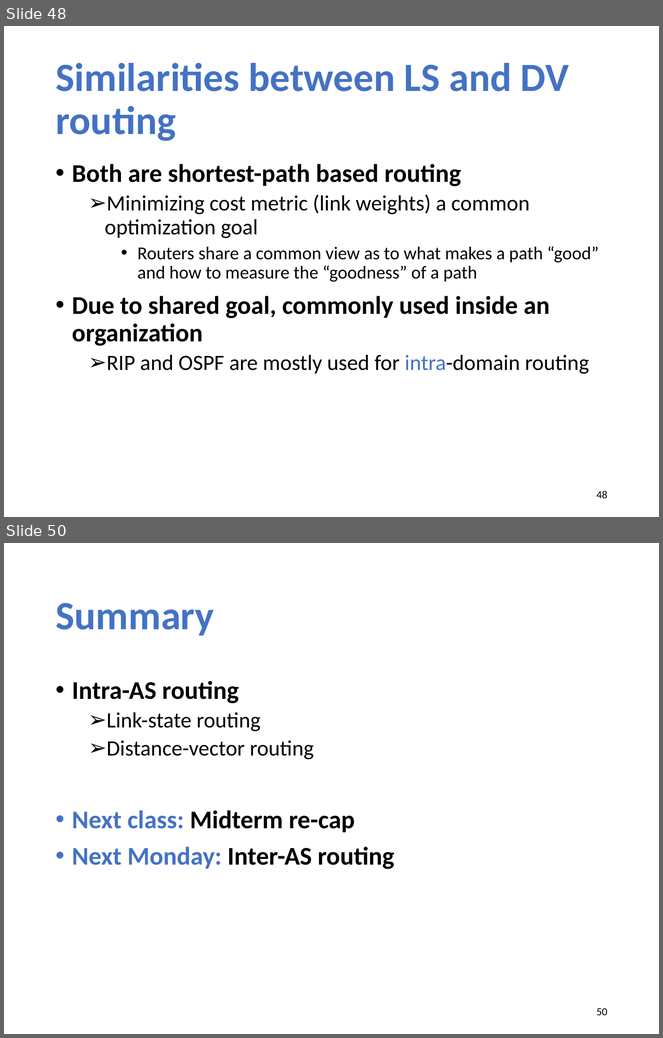
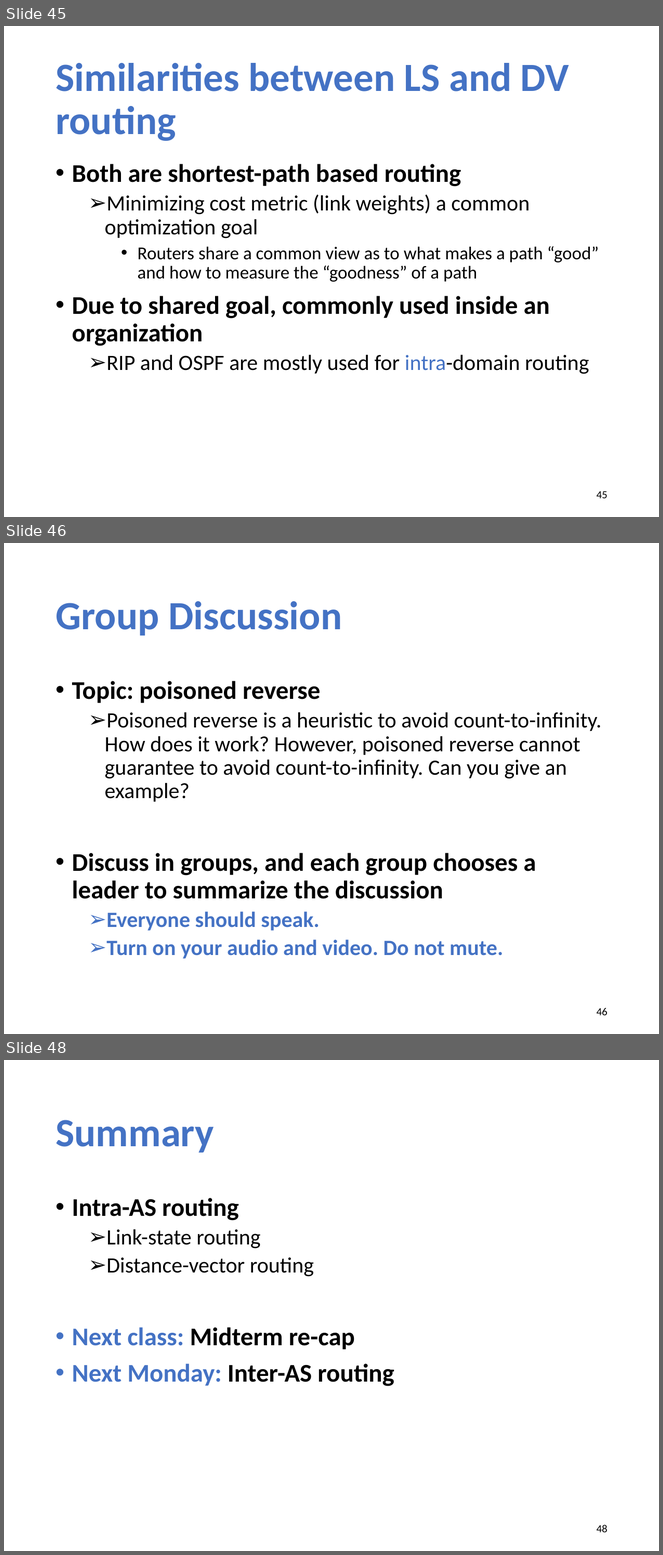
Before and after one commit to xinjin/course-net, a slide deck: slides/lec13_routing_algorithms.pptx. Shown one above the other, each under a label of ours: slides 48 and 50 before the commit, slides 45, 46 and 48 after it; the slides between them are not shown. The pictures are 663x1038 and 663x1555 pixels, drawn with LibreOffice and Linux fonts; fonts in the diff are those of the drawing. Boxes give left, top, right and bottom in pixels: in the first picture for what was removed or moved away, otherwise in the second. Text is boxed around its words. In the diff, an @@ line names an element or a change of style, - is before the commit and + after.

```diff
--- a/slides/lec13_routing_algorithms.pptx
+++ b/slides/lec13_routing_algorithms.pptx
@@ slide 46 added at [4,543,659,1034], background #FFFFFF @@
@@ title added at [55,601,342,636], 44 pt, text #4472C4, bold @@
+Group Discussion
@@ text added at [72,681,602,959], 24 pt, text #000000 @@
+• Topic: poisoned reverse
+  ➢ Poisoned reverse is a heuristic to avoid count-to-infinity. How does it work? However, poisoned reverse cannot guarantee to avoid count-to-infinity. Can you give an example?
+• Discuss in groups, and each group chooses a leader to summarize the discussion
+  ➢ Everyone should speak.
+  ➢ Turn on your audio and video. Do not mute.
@@ page number added at [597,1008,608,1016], 12 pt, text #000000 @@
+46
@@ what was slide 48 is now slide 45 @@
@@ page number at [597,491,608,499]: text changed @@
-48
+45
@@ what was slide 50 is now slide 48 @@
@@ page number at [597,1525,608,1533]: text changed @@
-50
+48
```
Also in this commit, not shown: 3 slides changed, 3 slides removed, 2 other files.
